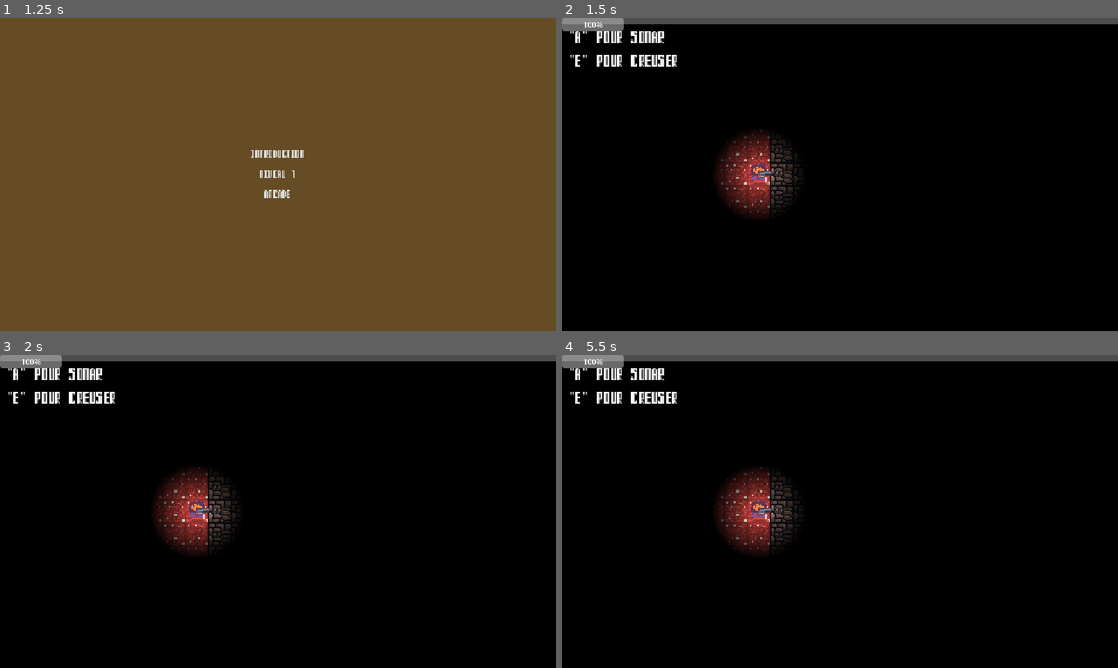
Above: before the commit, frames 1-4 (two rows, left to right).
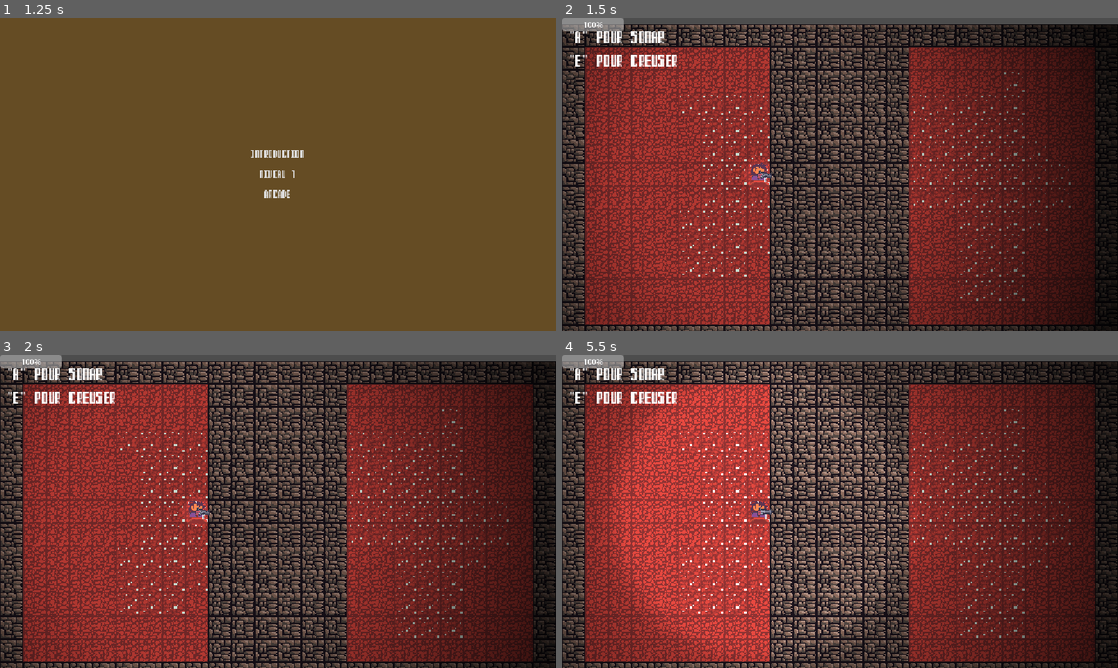
Above: after the commit, the same moments.

Repository: PandaMaki/game-jam-baudo
Game: Godot game, scene res://scenes/UI/main.tscn
Same seed, same stepped clock (60 frames per second), same inputs: the game is played once before the commit and once after it. The engine's default icon, where the game draws it, is replaced by a stand-in: a white triangle on a blue panel in a dark square.
Inputs (mouse positions are in pixels of both pictures, inside the frame that each line leads up to):
- Up to frame 1 (1.25 s): click "START" at 0.5 s
- Up to frame 2 (1.5 s): click "ARCADE" at 1.25 s
- Up to frame 3 (2 s): no input
- Up to frame 4 (5.5 s): tap Enter (ui_accept) at 2, 2.27, 2.75, 3.02, 3.5, 4.52, 5.27 s; move the mouse to (962, 495) at 2.02 s; hold D (right) 2.03-3.53 s; tap E (dig) at 2.1, 4.35 s; move the mouse to (728, 527) at 2.77 s; tap Space (shoot) at 2.85, 5.1 s; move the mouse to (895, 442) at 3.52 s; hold A (left) 3.53-4.28 s; tap Q (sonar) at 3.6 s; move the mouse to (812, 574) at 4.27 s; hold D (right) from 4.28 s (still down); move the mouse to (1006, 558) at 5.02 s

Frame 1 is identical in both runs. In frame 2, 81% of the frame differs, in the area x 0-100%, y 2-100%; in frame 3, 81%; in frame 4, 88%.

Commit message:
son pour l'arcade

Diff:
--- a/levels/level_prototype2/prototype_meca_sous_terre.gd
+++ b/levels/level_prototype2/prototype_meca_sous_terre.gd
@@ -11,10 +11,12 @@
 @onready var carte_vue_sur_terre: TileMapLayer = $VueSurTerre
 @onready var sonar_light: PointLight2D = $Player/PointLight2D2
 @onready var sonar_restant: Label = $Player/SonarRestant
+@onready var audio_stream_player_2d: AudioStreamPlayer2D = $Player/AudioStreamPlayer2D
 
 
 
 func _ready() -> void:
+	audio_stream_player_2d.play()
 	point_light_2d.visible = true
 	carte_vue_sur_terre.visible = true
 	carte_vue_sous_terre.visible = false
--- a/levels/level_prototype2/prototype_meca_sous_terre.tscn
+++ b/levels/level_prototype2/prototype_meca_sous_terre.tscn
@@ -7,6 +7,7 @@
 [ext_resource type="Texture2D" uid="uid://bns70jfpj5dgj" path="res://assets/tiles/ground/New Piskel (3).png" id="3_sipie"]
 [ext_resource type="Texture2D" uid="uid://ntba4hmckg0n" path="res://assets/tiles/prototype/cb898387802c61c84ea79ace1446da1e.png" id="6_sipie"]
 [ext_resource type="FontFile" uid="uid://buq4j6ecnp07l" path="res://assets/fonts/Computer Speak v0.3.ttf" id="7_8tloh"]
+[ext_resource type="AudioStream" uid="uid://dm63wioib5723" path="res://assets/sounds/null.mp3" id="8_6uwds"]
 
 [sub_resource type="TileSetAtlasSource" id="TileSetAtlasSource_fma63"]
 texture = ExtResource("1_0e1g6")
@@ -146,6 +147,12 @@
 "
 horizontal_alignment = 1
 
+[node name="AudioStreamPlayer2D" type="AudioStreamPlayer2D" parent="Player" unique_id=25586319]
+position = Vector2(32, 32)
+scale = Vector2(2, 2)
+stream = ExtResource("8_6uwds")
+parameters/looping = false
+
 [node name="DirectionalLight2D" type="DirectionalLight2D" parent="." unique_id=480924285]
 visible = false
 light_mask = 4
@@ -194,7 +201,6 @@
 [node name="CollisionShape2D" type="CollisionShape2D" parent="ZonePierre" unique_id=1582772144]
 position = Vector2(112, 16)
 shape = SubResource("RectangleShape2D_3gngh")
-
 
 [node name="CanvasLayer" type="CanvasLayer" parent="." unique_id=1544240252]
 follow_viewport_enabled = true
@@ -214,7 +220,6 @@
 [node name="DirectionalLight2D2" type="DirectionalLight2D" parent="." unique_id=1523497936]
 editor_only = true
 
-
 [connection signal="body_entered" from="ZoneDig" to="." method="_on_zone_dig_body_entered"]
 [connection signal="body_exited" from="ZoneDig" to="." method="_on_zone_dig_body_exited"]
 [connection signal="body_entered" from="ZonePierre" to="." method="_on_zone_pierre_body_entered"]
--- a/scenes/UI/level_chooser.gd
+++ b/scenes/UI/level_chooser.gd
@@ -4,7 +4,7 @@
 var instance_jeu = null
 
 const LEVEL_1 = preload("res://levels/level_1.tscn")
-const LEVEL_2 = preload("res://levels/level_prototype2/prototype_meca_sous_terre.tscn")
+const ARCADE = preload("res://levels/level_prototype2/prototype_meca_sous_terre.tscn")
 const INTRODUCTION = preload("res://scenes/introduction/introduction.tscn")
 
 
@@ -23,4 +23,5 @@
 
 
 func _on_arcade_pressed():
+	get_tree().paused = false
 	get_tree().change_scene_to_file("res://levels/level_prototype2/prototype_meca_sous_terre.tscn")
Not shown, added: assets/sounds/null.mp3.import
Not shown, added: assets/sounds/null.mp3
